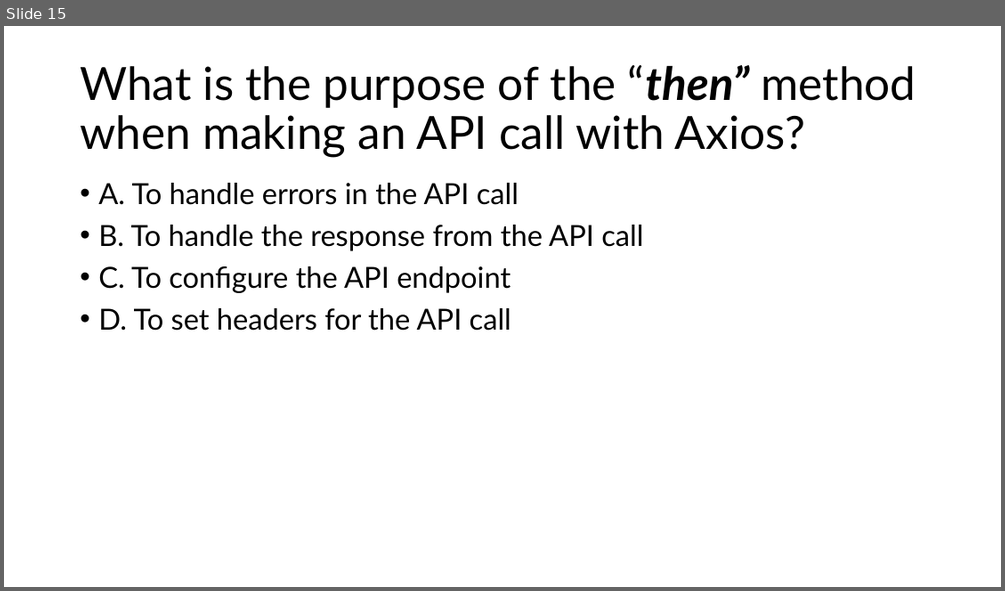
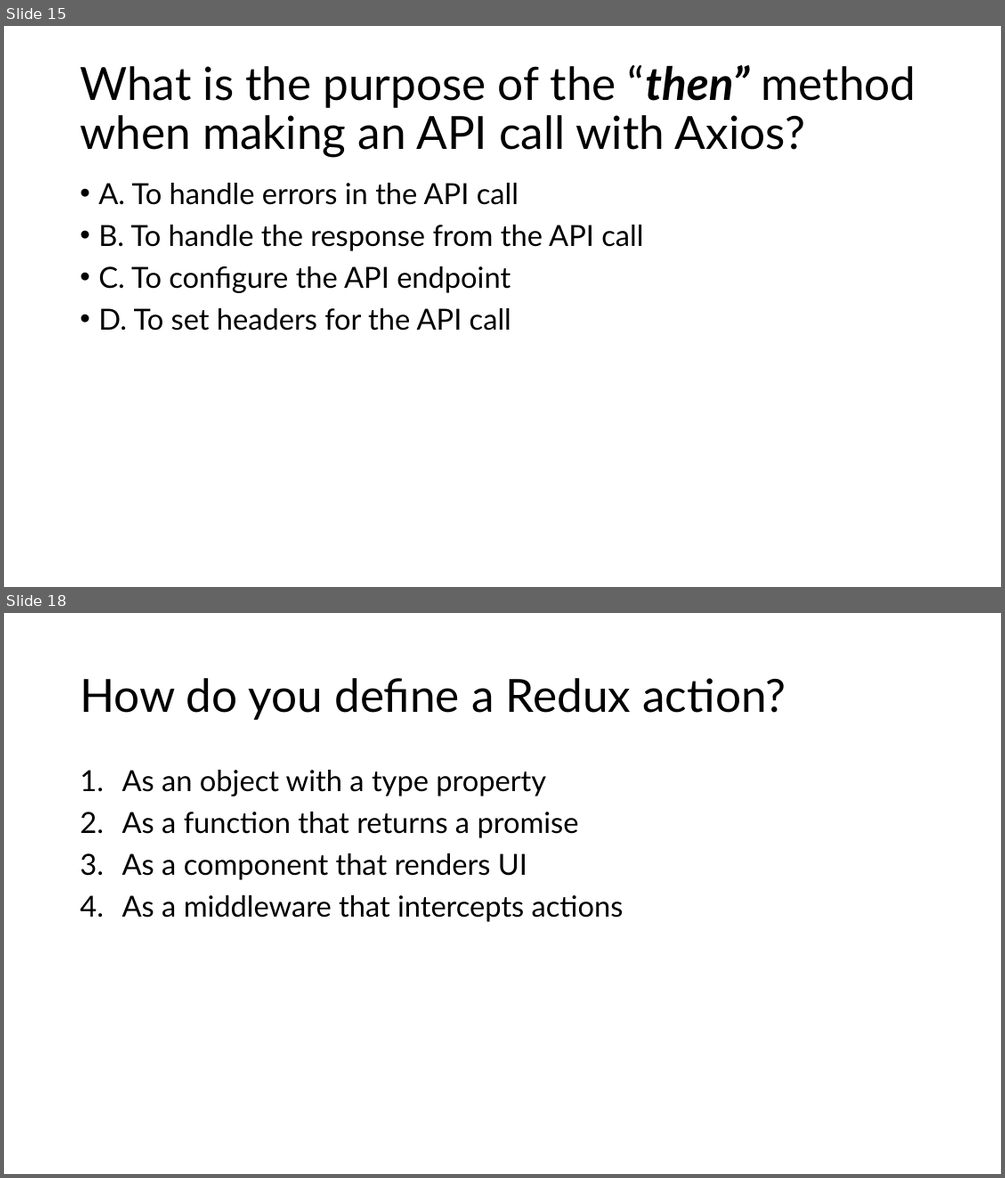
Before and after one commit to aniljos/FS-May-2024, a slide deck: Presentation/MCQ's.pptx. Shown one above the other, each under a label of ours: slide 15 before the commit, slides 15 and 18 after it; the slides between them are not shown. The pictures are 1005x591 and 1005x1178 pixels, drawn with LibreOffice and Linux fonts; fonts in the diff are those of the drawing. Boxes give left, top, right and bottom in pixels: in the first picture for what was removed or moved away, otherwise in the second. Text is boxed around its words. In the diff, an @@ line names an element or a change of style, - is before the commit and + after.

```diff
--- a/Presentation/MCQ's.pptx
+++ b/Presentation/MCQ's.pptx
@@ slide 18 added at [4, 613, 1001, 1174], background #FFFFFF @@
@@ title added at [80, 678, 785, 720], 44 pt, text #000000 @@
+How do you define a Redux action?
@@ text added at [122, 770, 623, 922], 28 pt, text #000000 @@
+1. As an object with a type property
+2. As a function that returns a promise
+3. As a component that renders UI
+4. As a middleware that intercepts actions
```
Also in this commit, not shown: 14 other slides added, 10 other files.
